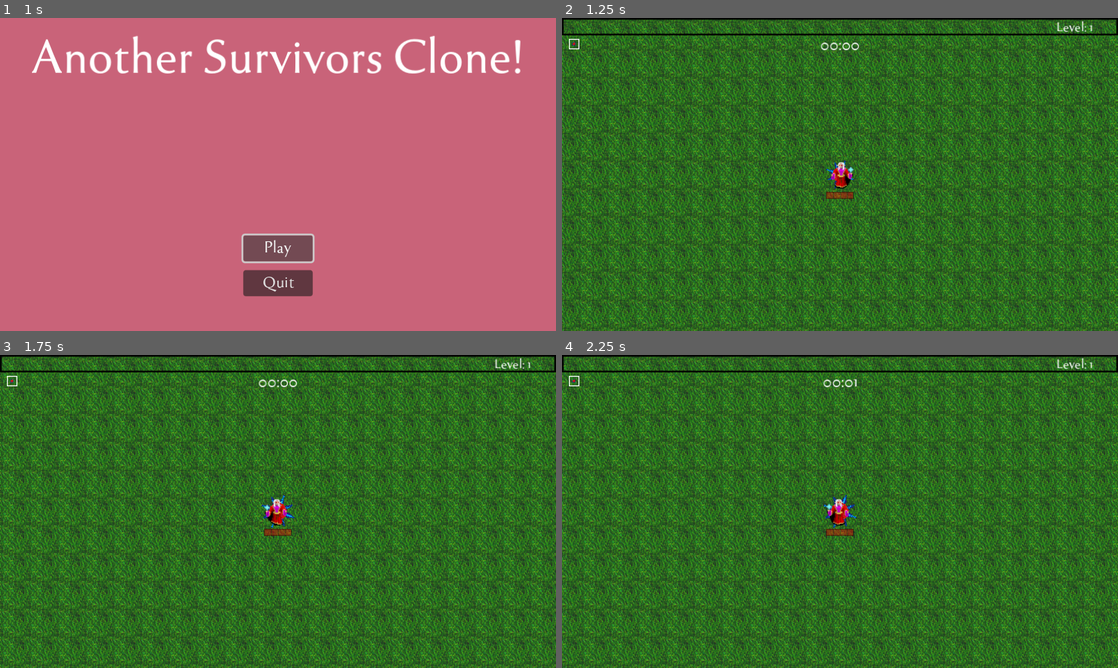
Above: before the commit, frames 1-4 (two rows, left to right).
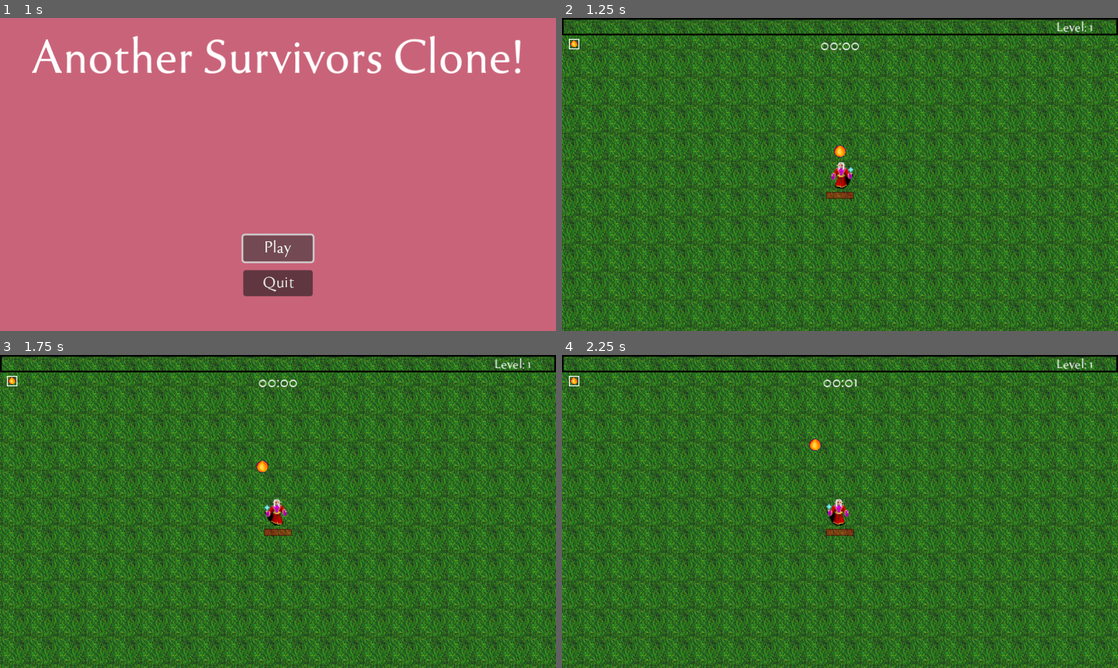
Above: after the commit, the same moments.

Repository: j-v-n/SurvivorsClone
Game: Godot game, scene res://TitleScreen/menu.tscn
The game is run twice, just before and just after one commit, with the same random seed, the same clock (stepped at 60 frames per second) and the same inputs. Sound files missing from this copy of the repository are replaced by a short silence.
Inputs (mouse positions are in pixels of both pictures, inside the frame that each line leads up to):
- Up to frame 1 (1 s): click "Play" at 0.5 s
- Up to frame 2 (1.25 s): no input
- Up to frame 3 (1.75 s): tap Enter at 1.25 s; move the mouse to (400, 495) at 1.27 s; hold D (right) from 1.28 s (still down); click (400, 495) at 1.35 s
- Up to frame 4 (2.25 s): release D (right) at 2 s; drag from (728, 527) to (840, 511) at 2.02 s

Frame 1 is identical in both runs. In frame 2, 0.1% of the frame differs, in the area x 1-53%, y 7-55%; in frame 3, 0.2%, in the area x 1-53%, y 7-56%; in frame 4, 0.2%.

Commit message:
Fireball weapon added to the game. Maybe needs balancing in the future

Diff:
--- /dev/null
+++ b/Player/Attack/fire_ball.gd
@@ -0,0 +1,70 @@
+extends Area2D
+
+var level = 1
+var hp = 1
+var speed = -10
+var damage = 5
+var knockback_amount = 100
+var attack_size = 1.0
+var attack_speed = 4.0
+var target = Vector2.ZERO
+var angle = Vector2.ZERO
+
+
+@onready var player = get_tree().get_first_node_in_group("player")
+@onready var attackTimer = get_node("%AttackTimer")
+signal remove_from_array(object)
+
+
+func _ready():
+	angle = global_position.direction_to(target)
+
+	match level:
+		1:
+			hp = 5
+			speed = -50
+			damage = 15
+			knockback_amount = -100
+			attack_size = 1.0 * (1 + player.spell_size)
+			attack_speed = 5.0 * (1 - player.spell_cooldown)
+		2:
+			hp = 5
+			speed = -50
+			damage = 20
+			knockback_amount = -100
+			attack_size = 1.0 * (1 + player.spell_size)
+			attack_speed = 5.0 * (1 - player.spell_cooldown)
+		3:
+			hp = 5
+			speed = -75
+			damage = 20
+			knockback_amount = -100
+			attack_size = 1.0 * (1 + player.spell_size)
+			attack_speed = 5.0 * (1 - player.spell_cooldown)
+		4:
+			hp = 5
+			speed = -100
+			damage = 25
+			knockback_amount = -125
+			attack_size = 1.0 * (1 + player.spell_size)
+			attack_speed = 5.0 * (1 - player.spell_cooldown)
+
+	attackTimer.wait_time = attack_speed
+	attackTimer.start()
+	var tween = create_tween()
+	tween.tween_property(self, "scale", Vector2(0.25, 0.25) * attack_size, 2).set_trans(Tween.TRANS_QUINT).set_ease(Tween.EASE_OUT)
+	tween.play()
+
+func _physics_process(delta):
+	position += angle * speed * delta
+
+func enemy_hit(charge = 1):
+	hp -= charge
+	if hp <= 0:
+		emit_signal("remove_from_array", self)
+		queue_free()
+
+
+func _on_attack_timer_timeout():
+	emit_signal("remove_from_array", self)
+	queue_free()
--- /dev/null
+++ b/Player/Attack/fire_ball.tscn
@@ -0,0 +1,27 @@
+[gd_scene load_steps=4 format=3 uid="uid://c48n7odegnr83"]
+
+[ext_resource type="Script" path="res://Player/Attack/fire_ball.gd" id="1_b6ik2"]
+[ext_resource type="Texture2D" uid="uid://cu7sno41q4hq2" path="res://Textures/Items/Weapons/fireball_v1.png" id="2_6lltq"]
+
+[sub_resource type="CircleShape2D" id="CircleShape2D_2fxcu"]
+radius = 28.0
+
+[node name="fire_ball" type="Area2D" groups=["attack"]]
+top_level = true
+scale = Vector2(0.25, 0.25)
+collision_layer = 4
+collision_mask = 0
+script = ExtResource("1_b6ik2")
+
+[node name="Sprite2D" type="Sprite2D" parent="."]
+texture = ExtResource("2_6lltq")
+
+[node name="CollisionShape2D" type="CollisionShape2D" parent="."]
+shape = SubResource("CircleShape2D_2fxcu")
+
+[node name="AttackTimer" type="Timer" parent="."]
+unique_name_in_owner = true
+wait_time = 10.0
+one_shot = true
+
+[connection signal="timeout" from="AttackTimer" to="." method="_on_attack_timer_timeout"]
--- a/Player/player.gd
+++ b/Player/player.gd
@@ -31,15 +31,17 @@
 var tornado = preload("res://Player/Attack/tornado.tscn")
 var javelin = preload("res://Player/Attack/javelin.tscn")
 var spinningDisc = preload("res://Player/Attack/spinning_disc.tscn")
-
+var fireBall = preload("res://Player/Attack/fire_ball.tscn")
 #AttackNodes
 @onready var iceSpearTimer = get_node("%IceSpearTimer")
 @onready var iceSpearAttackTimer = get_node("%IceSpearAttackTimer")
 @onready var tornadoTimer = get_node("%TornadoTimer")
 @onready var tornadoAttackTimer = get_node("%TornadoAttackTimer")
+@onready var fireBallTimer = get_node("%FireBallTimer")
+@onready var fireBallWaitTimer = get_node("%FireBallWaitTimer")
 @onready var javelinBase = get_node("%JavelinBase")
-@onready var discBase  = get_node("%DiscBase")
-
+@onready var discBase = get_node("%DiscBase")
+@onready var fireBase = get_node("%FireBallBase")
 # Upgrades
 var collected_upgrades = []
 var upgrade_options = []
@@ -68,6 +70,12 @@
 # Disc
 var disc_level = 0
 
+# Fireball
+var fireball_level = 0
+var fireball_ammo = 0
+var fireball_baseammo = 0
+var fireball_attackspeed = 1.5
+
 #Enemy related
 var enemy_close = []
 
@@ -80,19 +88,19 @@
 var time = 0
 
 func _ready():
-	upgrade_character("disc1")
+	upgrade_character("fireball1")
 	attack()
 	set_expbar(experience, calculate_experience_cap())
-	_on_hurt_box_hurt(0,0,0)
+	_on_hurt_box_hurt(0, 0, 0)
 
 func attack():
 	if icespear_level > 0:
-		iceSpearTimer.wait_time = icespear_attackspeed * (1-spell_cooldown)
+		iceSpearTimer.wait_time = icespear_attackspeed * (1 - spell_cooldown)
 		if iceSpearTimer.is_stopped():
 			iceSpearTimer.start()
 
 	if tornado_level > 0:
-		tornadoTimer.wait_time = tornado_attackspeed * (1-spell_cooldown)
+		tornadoTimer.wait_time = tornado_attackspeed * (1 - spell_cooldown)
 		if tornadoTimer.is_stopped():
 			tornadoTimer.start()
 
@@ -102,6 +110,12 @@
 	if disc_level > 0:
 		spawn_disk()
 
+	if fireball_level > 0:
+		# add way to not immediately spawn next fireball when upgrade is collected
+		if additional_attacks > 1:
+			fireBallTimer.stop()
+		else:
+			spawn_fireballs()
 
 
 func _physics_process(delta):
@@ -119,21 +133,21 @@
 	elif mov.x < 0:
 		sprite.flip_h = false
 
-	if mov!= Vector2.ZERO:
+	if mov != Vector2.ZERO:
 		last_movement = mov
 		if walkTimer.is_stopped():
-			if sprite.frame>= sprite.hframes - 1:
+			if sprite.frame >= sprite.hframes - 1:
 				sprite.frame = 0
 			else:
 				sprite.frame = 1
 			walkTimer.start()
 
-	velocity = mov.normalized()*movement_speed
+	velocity = mov.normalized() * movement_speed
 	# now do move and slide
 	move_and_slide()
 
 func _on_hurt_box_hurt(damage, _angle, _knockback):
-	hp -= clamp(damage-armor,1.0, 999.0)
+	hp -= clamp(damage - armor, 1.0, 999.0)
 	healthBar.max_value = maxhp
 	healthBar.value = hp
 	if hp <= 0:
@@ -180,7 +194,7 @@
 	var get_javelin_total = javelinBase.get_child_count()
 	var calc_spawns = javelin_ammo + additional_attacks - get_javelin_total
 
-	while calc_spawns>0:
+	while calc_spawns > 0:
 		var javelin_spawn = javelin.instantiate()
 		javelin_spawn.global_position = global_position
 		javelinBase.add_child(javelin_spawn)
@@ -190,6 +204,30 @@
 	for i in get_javelins:
 		if i.has_method("update_javelin"):
 			i.update_javelin()
+
+# func _on_fire_ball_wait_timer_timeout():
+# 	pass # Replace with function body.
+
+
+func _on_fire_ball_timer_timeout():
+	spawn_fireballs()
+
+func spawn_fireballs():
+	var get_fireballs_total = fireBase.get_child_count()
+	# fireball_ammo += fireball_baseammo + additional_attacks
+	var calc_spawns = fireball_baseammo + additional_attacks - get_fireballs_total
+	var spawn_positions = [Vector2.UP, Vector2.DOWN, Vector2.RIGHT, Vector2.LEFT]
+	while calc_spawns > 0:
+		var fireball_spawn = fireBall.instantiate()
+		var spawn_location = spawn_positions[calc_spawns - 1]
+		# spawn_positions.erase(spawn_location)
+		fireball_spawn.position = global_position + spawn_location * 20
+		fireball_spawn.target = global_position
+		fireball_spawn.level = fireball_level
+		fireBase.add_child(fireball_spawn)
+		calc_spawns -= 1
+	if fireBallTimer.is_stopped():
+			fireBallTimer.start()
 
 func spawn_disk():
 	var get_discs = discBase.get_children()
@@ -253,18 +291,18 @@
 	if experience_level < 20:
 		exp_cap = experience_level * 5
 	elif experience_level < 40:
-		exp_cap = 95 + (experience_level-19)*8
+		exp_cap = 95 + (experience_level - 19) * 8
 	else:
-		exp_cap = 255 + (experience_level-39) * 12
+		exp_cap = 255 + (experience_level - 39) * 12
 	return exp_cap
 
-func set_expbar(set_value=1, set_max_value = 100):
+func set_expbar(set_value = 1, set_max_value = 100):
 	expBar.value = set_value
 	expBar.max_value = set_max_value
 
 func levelup():
 	sound_levelup.play()
-	label_level.text = str("Level: ",experience_level)
+	label_level.text = str("Level: ", experience_level)
 	var tween = levelPanel.create_tween()
 	tween.tween_property(levelPanel, "position", Vector2(220, 50), 0.2).set_trans(Tween.TRANS_QUINT).set_ease(Tween.EASE_IN)
 	tween.play()
@@ -320,19 +358,28 @@
 			disc_level = 3
 		"disc4":
 			disc_level = 4
-		"armor1","armor2","armor3","armor4":
+		"fireball1":
+			fireball_level = 1
+			fireball_baseammo += 1
+		"fireball2":
+			fireball_level = 2
+		"fireball3":
+			fireball_level = 3
+		"fireball4":
+			fireball_level = 4
+		"armor1", "armor2", "armor3", "armor4":
 			armor += 1
-		"speed1","speed2","speed3","speed4":
+		"speed1", "speed2", "speed3", "speed4":
 			movement_speed += 20.0
-		"tome1","tome2","tome3","tome4":
+		"tome1", "tome2", "tome3", "tome4":
 			spell_size += 0.10
-		"scroll1","scroll2","scroll3","scroll4":
+		"scroll1", "scroll2", "scroll3", "scroll4":
 			spell_cooldown += 0.05
-		"ring1","ring2":
+		"ring1", "ring2":
 			additional_attacks += 1
 		"food":
 			hp += 20
-			hp = clamp(hp,0,maxhp)
+			hp = clamp(hp, 0, maxhp)
 
 	adjust_gui_collection(upgrade)
 	attack()
@@ -342,7 +389,7 @@
 	upgrade_options.clear()
 	collected_upgrades.append(upgrade)
 	levelPanel.visible = false
-	levelPanel.position  = Vector2(800, 50)
+	levelPanel.position = Vector2(800, 50)
 	get_tree().paused = false
 	calculate_experience(0)
 
@@ -372,9 +419,9 @@
 	else:
 		return null
 
-func change_time(argtime :int = 0) -> void:
+func change_time(argtime: int = 0) -> void:
 	time = argtime
-	var get_m = int(time/60.0)
+	var get_m = int(time / 60.0)
 	var get_s = time % 60
 	if get_m < 10: # ensuring 2 digits
 		get_m = str(0, get_m)
@@ -403,7 +450,7 @@
 	emit_signal("playerDeath")
 	get_tree().paused = true
 	var tween = deathPanel.create_tween()
-	tween.tween_property(deathPanel,"position",Vector2(220,50), 3.0).set_trans(Tween.TRANS_QUINT).set_ease(Tween.EASE_OUT)
+	tween.tween_property(deathPanel, "position", Vector2(220, 50), 3.0).set_trans(Tween.TRANS_QUINT).set_ease(Tween.EASE_OUT)
 	tween.play()
 
 	if time >= 300:
@@ -414,7 +461,6 @@
 		soundLose.play()
 
 
-
 func _on_button_menu_click_end():
 	get_tree().paused = false
 	var _level = get_tree().change_scene_to_file("res://TitleScreen/menu.tscn")
--- a/Player/player.tscn
+++ b/Player/player.tscn
@@ -82,6 +82,19 @@
 unique_name_in_owner = true
 show_behind_parent = true
 
+[node name="FireBallTimer" type="Timer" parent="Attack"]
+unique_name_in_owner = true
+wait_time = 10.0
+one_shot = true
+
+[node name="FireBallWaitTimer" type="Timer" parent="Attack/FireBallTimer"]
+unique_name_in_owner = true
+wait_time = 5.0
+one_shot = true
+
+[node name="FireBallBase" type="Node2D" parent="Attack"]
+unique_name_in_owner = true
+
 [node name="EnemyDetectionArea" type="Area2D" parent="."]
 visible = false
 collision_layer = 4
@@ -252,6 +265,8 @@
 [connection signal="timeout" from="Attack/IceSpearTimer/IceSpearAttackTimer" to="." method="_on_ice_spear_attack_timer_timeout"]
 [connection signal="timeout" from="Attack/TornadoTimer" to="." method="_on_tornado_timer_timeout"]
 [connection signal="timeout" from="Attack/TornadoTimer/TornadoAttackTimer" to="." method="_on_tornado_attack_timer_timeout"]
+[connection signal="timeout" from="Attack/FireBallTimer" to="." method="_on_fire_ball_timer_timeout"]
+[connection signal="timeout" from="Attack/FireBallTimer/FireBallWaitTimer" to="." method="_on_fire_ball_wait_timer_timeout"]
 [connection signal="body_entered" from="EnemyDetectionArea" to="." method="_on_enemy_detection_area_body_entered"]
 [connection signal="body_exited" from="EnemyDetectionArea" to="." method="_on_enemy_detection_area_body_exited"]
 [connection signal="area_entered" from="GrabArea" to="." method="_on_grab_area_area_entered"]
--- a/Utility/upgrade_db.gd
+++ b/Utility/upgrade_db.gd
@@ -130,6 +130,38 @@
 		"prerequisite": ["disc3"],
 		"type": "weapon"
 	},
+	"fireball1": {
+		"icon": WEAPON_PATH + "fireball_v1.png",
+		"displayname": "Fire Ball",
+		"details": "Spawns a fire ball!",
+		"level": "Level: 1",
+		"prerequisite": [],
+		"type": "weapon"
+	},
+	"fireball2": {
+		"icon": WEAPON_PATH + "fireball_v1.png",
+		"displayname": "Fire Ball",
+		"details": "Increases damage by 33%",
+		"level": "Level: 2",
+		"prerequisite": ["fireball1"],
+		"type": "weapon"
+	},
+	"fireball3": {
+		"icon": WEAPON_PATH + "fireball_v1.png",
+		"displayname": "Fire Ball",
+		"details": "Increases speed of fireballs by 33%",
+		"level": "Level: 3",
+		"prerequisite": ["fireball2"],
+		"type": "weapon"
+	},
+	"fireball4": {
+		"icon": WEAPON_PATH + "fireball_v1.png",
+		"displayname": "Fire Ball",
+		"details": "Further increases speed by 33%, and the damage by 25%",
+		"level": "Level: 4",
+		"prerequisite": ["fireball3"],
+		"type": "weapon"
+	},
 	"armor1": {
 		"icon": ICON_PATH + "helmet_1.png",
 		"displayname": "Armor",
Binary file added: Textures/Items/Weapons/fireball_v1.png
Not shown, changed: kanban_tasks_data.kanban
